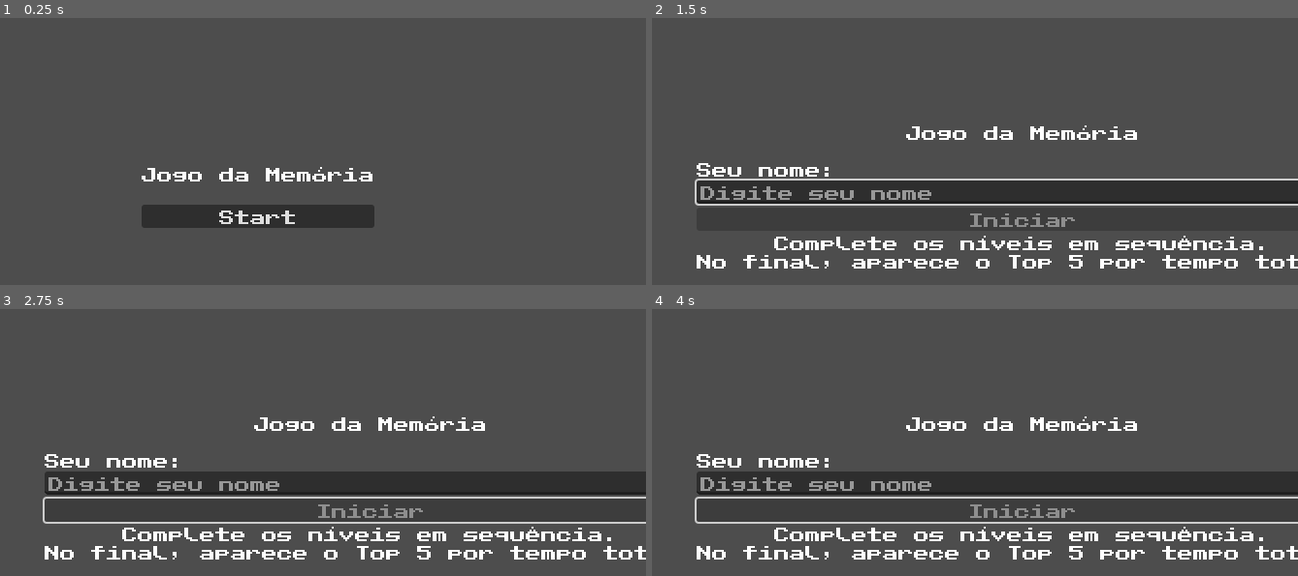
Above: before the commit, frames 1-4 (two rows, left to right).
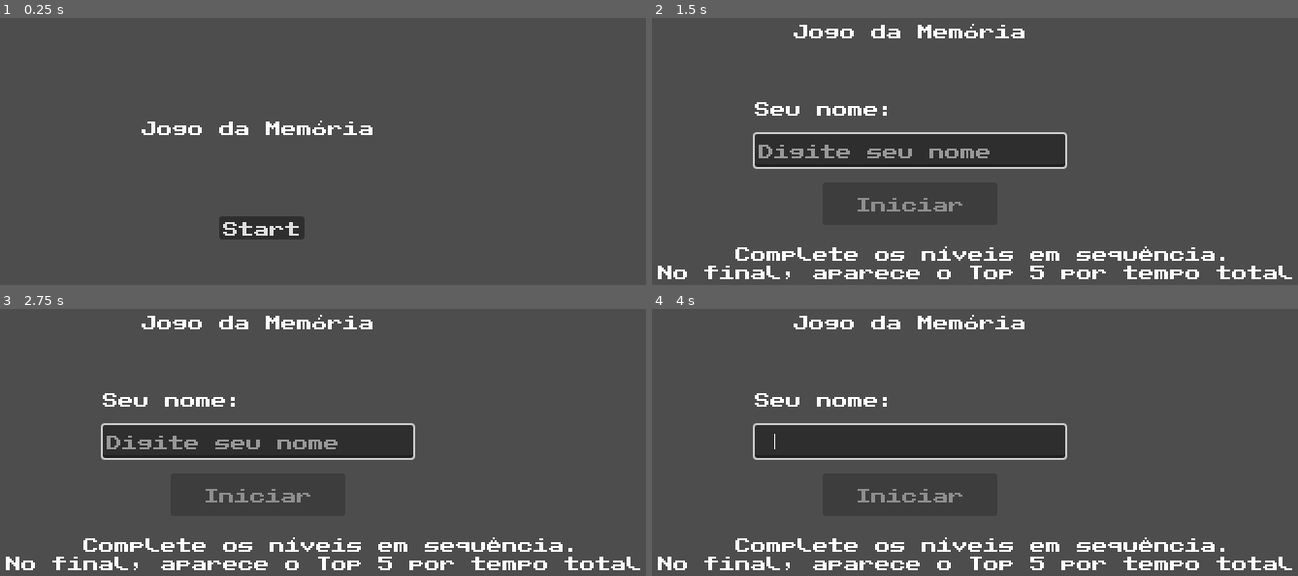
Above: after the commit, the same moments.

Repository: yaraalmeidaz/memory-game
Game: Godot game, scene res://scenes/ui/StartScreen.tscn
Same seed, same stepped clock (60 frames per second), same inputs: the game is played once before the commit and once after it.
Inputs (mouse positions are in pixels of both pictures, inside the frame that each line leads up to):
- Up to frame 1 (0.25 s): no input
- Up to frame 2 (1.5 s): click "Start" at 0.5 s; tap Enter at 1.25 s; move the mouse to (1078, 167) at 1.27 s; click (1078, 167) at 1.42 s
- Up to frame 3 (2.75 s): tap Space at 2 s; move the mouse to (103, 517) at 2.02 s; click (103, 517) at 2.17 s
- Up to frame 4 (4 s): tap Enter at 2.75 s; move the mouse to (987, 359) at 2.77 s; click (987, 359) at 2.92 s; tap Space at 3.5 s; move the mouse to (outside the picture) at 3.52 s; click (outside the picture) at 3.67 s

The runs differ from the first frame. In frame 1, 4.6% of the frame differs, in the area x 21-58%, y 38-83%; in frame 2, 22%; in frame 3, 22%, in the area x 0-100%, y 2-98%; in frame 4, 22%.

Commit message:
UI: posição livre (menus + HUD)

Diff:
--- a/memory-game/scenes/game/Game.tscn
+++ b/memory-game/scenes/game/Game.tscn
@@ -1,6 +1,7 @@
-[gd_scene load_steps=2 format=3]
+[gd_scene load_steps=3 format=3]
 
 [ext_resource type="Script" path="res://scripts/ui/GameScene.gd" id="1"]
+[ext_resource type="Script" path="res://scripts/ui/FreePosition.gd" id="2"]
 
 [node name="Game" type="Control"]
 anchor_left = 0.0
@@ -10,27 +11,37 @@
 mouse_filter = 2
 script = ExtResource("1")
 
-[node name="TopBar" type="HBoxContainer" parent="."]
+[node name="TopBar" type="Control" parent="."]
 anchor_left = 0.0
 anchor_top = 0.0
 anchor_right = 1.0
-anchor_bottom = 0.0
-offset_left = 16.0
-offset_top = 12.0
-offset_right = -16.0
-offset_bottom = 52.0
+anchor_bottom = 1.0
+offset_left = 0.0
+offset_top = 0.0
+offset_right = 0.0
+offset_bottom = 0.0
 
 [node name="Info" type="Label" parent="TopBar"]
 text = "Nível"
-size_flags_horizontal = 3
+custom_minimum_size = Vector2(520, 0)
+script = ExtResource("2")
+enabled = true
+position_px = Vector2(16, 12)
 
 [node name="Timer" type="Label" parent="TopBar"]
 text = "00:00"
 horizontal_alignment = 2
-size_flags_horizontal = 3
+custom_minimum_size = Vector2(120, 0)
+script = ExtResource("2")
+enabled = true
+position_px = Vector2(600, 12)
 
 [node name="Back" type="Button" parent="TopBar"]
 text = "Voltar"
+custom_minimum_size = Vector2(140, 40)
+script = ExtResource("2")
+enabled = true
+position_px = Vector2(644, 44)
 
 [node name="Board" type="Node2D" parent="."]
 position = Vector2(0, 0)
@@ -44,16 +55,12 @@
 color = Color(0, 0, 0, 0.35)
 
 [node name="OverlayLabel" type="Label" parent="Overlay"]
-anchor_left = 0.5
-anchor_top = 0.5
-anchor_right = 0.5
-anchor_bottom = 0.5
-offset_left = -200.0
-offset_top = -40.0
-offset_right = 200.0
-offset_bottom = 40.0
 text = "Concluído!"
 horizontal_alignment = 1
 vertical_alignment = 1
+custom_minimum_size = Vector2(400, 80)
+script = ExtResource("2")
+enabled = true
+position_px = Vector2(200, 260)
 
 [connection signal="pressed" from="TopBar/Back" to="." method="_on_back_pressed"]
--- a/memory-game/scenes/ranking/Leaderboard.tscn
+++ b/memory-game/scenes/ranking/Leaderboard.tscn
@@ -1,6 +1,7 @@
-[gd_scene load_steps=2 format=3]
+[gd_scene load_steps=3 format=3]
 
 [ext_resource type="Script" path="res://scripts/ui/Leaderboard.gd" id="1"]
+[ext_resource type="Script" path="res://scripts/ui/FreePosition.gd" id="2"]
 
 [node name="Leaderboard" type="Control"]
 anchor_left = 0.0
@@ -9,28 +10,43 @@
 anchor_bottom = 1.0
 script = ExtResource("1")
 
-[node name="VBox" type="VBoxContainer" parent="."]
-anchor_left = 0.5
-anchor_top = 0.5
-anchor_right = 0.5
-anchor_bottom = 0.5
-offset_left = -260.0
-offset_top = -240.0
-offset_right = 260.0
-offset_bottom = 240.0
-alignment = 1
+[node name="VBox" type="Control" parent="."]
+anchor_left = 0.0
+anchor_top = 0.0
+anchor_right = 1.0
+anchor_bottom = 1.0
+offset_left = 0.0
+offset_top = 0.0
+offset_right = 0.0
+offset_bottom = 0.0
 
 [node name="Title" type="Label" parent="VBox"]
 text = "Top 5 (tempo total)"
 horizontal_alignment = 1
+custom_minimum_size = Vector2(520, 0)
+script = ExtResource("2")
+enabled = true
+position_px = Vector2(140, 80)
 
 [node name="YourTime" type="Label" parent="VBox"]
 text = "Seu tempo:"
 horizontal_alignment = 1
+custom_minimum_size = Vector2(520, 0)
+script = ExtResource("2")
+enabled = true
+position_px = Vector2(140, 120)
 
 [node name="List" type="VBoxContainer" parent="VBox"]
+custom_minimum_size = Vector2(520, 300)
+script = ExtResource("2")
+enabled = true
+position_px = Vector2(140, 170)
 
 [node name="PlayAgain" type="Button" parent="VBox"]
 text = "Jogar novamente"
+custom_minimum_size = Vector2(220, 44)
+script = ExtResource("2")
+enabled = true
+position_px = Vector2(290, 500)
 
 [connection signal="pressed" from="VBox/PlayAgain" to="." method="_on_play_again_pressed"]
--- a/memory-game/scenes/ui/LevelSelect.tscn
+++ b/memory-game/scenes/ui/LevelSelect.tscn
@@ -1,6 +1,7 @@
-[gd_scene load_steps=2 format=3]
+[gd_scene load_steps=3 format=3]
 
 [ext_resource type="Script" path="res://scripts/ui/LevelSelect.gd" id="1"]
+[ext_resource type="Script" path="res://scripts/ui/FreePosition.gd" id="2"]
 
 [node name="LevelSelect" type="Control"]
 anchor_left = 0.0
@@ -9,38 +10,54 @@
 anchor_bottom = 1.0
 script = ExtResource("1")
 
-[node name="VBox" type="VBoxContainer" parent="."]
-anchor_left = 0.5
-anchor_top = 0.5
-anchor_right = 0.5
-anchor_bottom = 0.5
-offset_left = -260.0
-offset_top = -240.0
-offset_right = 260.0
-offset_bottom = 240.0
-alignment = 1
+[node name="VBox" type="Control" parent="."]
+anchor_left = 0.0
+anchor_top = 0.0
+anchor_right = 1.0
+anchor_bottom = 1.0
+offset_left = 0.0
+offset_top = 0.0
+offset_right = 0.0
+offset_bottom = 0.0
 
 [node name="Header" type="Label" parent="VBox"]
 text = "Escolha o nível"
 horizontal_alignment = 1
+custom_minimum_size = Vector2(520, 0)
+script = ExtResource("2")
+enabled = true
+position_px = Vector2(140, 80)
 
 [node name="Player" type="Label" parent="VBox"]
 text = "Jogador:"
 horizontal_alignment = 1
+custom_minimum_size = Vector2(520, 0)
+script = ExtResource("2")
+enabled = true
+position_px = Vector2(140, 120)
 
 [node name="Total" type="Label" parent="VBox"]
 text = "Tempo total: --:--"
 horizontal_alignment = 1
+custom_minimum_size = Vector2(520, 0)
+script = ExtResource("2")
+enabled = true
+position_px = Vector2(140, 150)
 
 [node name="Scroll" type="ScrollContainer" parent="VBox"]
-custom_minimum_size = Vector2(0, 260)
-size_flags_vertical = 3
+custom_minimum_size = Vector2(520, 300)
+script = ExtResource("2")
+enabled = true
+position_px = Vector2(140, 190)
 
 [node name="Grid" type="GridContainer" parent="VBox/Scroll"]
 columns = 1
-size_flags_horizontal = 3
 
 [node name="Back" type="Button" parent="VBox"]
 text = "Trocar nome"
+custom_minimum_size = Vector2(200, 44)
+script = ExtResource("2")
+enabled = true
+position_px = Vector2(300, 510)
 
 [connection signal="pressed" from="VBox/Back" to="." method="_on_back_pressed"]
--- a/memory-game/scenes/ui/MainMenu.tscn
+++ b/memory-game/scenes/ui/MainMenu.tscn
@@ -1,6 +1,7 @@
-[gd_scene load_steps=2 format=3]
+[gd_scene load_steps=3 format=3]
 
 [ext_resource type="Script" path="res://scripts/ui/MainMenu.gd" id="1"]
+[ext_resource type="Script" path="res://scripts/ui/FreePosition.gd" id="2"]
 
 [node name="MainMenu" type="Control"]
 anchor_left = 0.0
@@ -9,37 +10,59 @@
 anchor_bottom = 1.0
 script = ExtResource("1")
 
-[node name="VBox" type="VBoxContainer" parent="."]
-anchor_left = 0.5
-anchor_top = 0.5
-anchor_right = 0.5
-anchor_bottom = 0.5
-offset_left = -220.0
-offset_top = -170.0
-offset_right = 220.0
-offset_bottom = 170.0
-alignment = 1
+[node name="VBox" type="Control" parent="."]
+anchor_left = 0.0
+anchor_top = 0.0
+anchor_right = 1.0
+anchor_bottom = 1.0
+offset_left = 0.0
+offset_top = 0.0
+offset_right = 0.0
+offset_bottom = 0.0
 
 [node name="Title" type="Label" parent="VBox"]
 text = "Jogo da Memória"
 horizontal_alignment = 1
+custom_minimum_size = Vector2(400, 0)
+script = ExtResource("2")
+enabled = true
+position_px = Vector2(200, 120)
 
 [node name="Spacer" type="Control" parent="VBox"]
 custom_minimum_size = Vector2(0, 14)
+script = ExtResource("2")
+enabled = true
+position_px = Vector2(0, 0)
 
 [node name="NameLabel" type="Label" parent="VBox"]
 text = "Seu nome:"
+custom_minimum_size = Vector2(220, 0)
+script = ExtResource("2")
+enabled = true
+position_px = Vector2(240, 200)
 
 [node name="NameEdit" type="LineEdit" parent="VBox"]
 placeholder_text = "Digite seu nome"
+custom_minimum_size = Vector2(320, 34)
+script = ExtResource("2")
+enabled = true
+position_px = Vector2(240, 235)
 
 [node name="Start" type="Button" parent="VBox"]
 text = "Iniciar"
 disabled = true
+custom_minimum_size = Vector2(180, 44)
+script = ExtResource("2")
+enabled = true
+position_px = Vector2(310, 285)
 
 [node name="Hint" type="Label" parent="VBox"]
 text = "Complete os níveis em sequência.\nNo final, aparece o Top 5 por tempo total."
 horizontal_alignment = 1
+custom_minimum_size = Vector2(520, 0)
+script = ExtResource("2")
+enabled = true
+position_px = Vector2(140, 350)
 
 [connection signal="text_changed" from="VBox/NameEdit" to="." method="_on_name_changed"]
 [connection signal="pressed" from="VBox/Start" to="." method="_on_start_pressed"]
--- a/memory-game/scenes/ui/StartScreen.tscn
+++ b/memory-game/scenes/ui/StartScreen.tscn
@@ -1,6 +1,7 @@
-[gd_scene load_steps=2 format=3]
+[gd_scene load_steps=3 format=3]
 
 [ext_resource type="Script" path="res://scripts/ui/StartScreen.gd" id="1"]
+[ext_resource type="Script" path="res://scripts/ui/FreePosition.gd" id="2"]
 
 [node name="StartScreen" type="Control"]
 anchor_left = 0.0
@@ -9,23 +10,17 @@
 anchor_bottom = 1.0
 script = ExtResource("1")
 
-[node name="Center" type="CenterContainer" parent="."]
-anchor_left = 0.0
-anchor_top = 0.0
-anchor_right = 1.0
-anchor_bottom = 1.0
-
-[node name="VBox" type="VBoxContainer" parent="Center"]
-alignment = 1
-
-[node name="Title" type="Label" parent="Center/VBox"]
+[node name="Title" type="Label" parent="."]
 text = "Jogo da Memória"
 horizontal_alignment = 1
+script = ExtResource("2")
+enabled = true
+position_px = Vector2(280, 220)
 
-[node name="Spacer" type="Control" parent="Center/VBox"]
-custom_minimum_size = Vector2(0, 16)
+[node name="Start" type="Button" parent="."]
+text = "Start"
+script = ExtResource("2")
+enabled = true
+position_px = Vector2(360, 320)
 
-[node name="Start" type="Button" parent="Center/VBox"]
-text = "Start"
-
-[connection signal="pressed" from="Center/VBox/Start" to="." method="_on_start_pressed"]
+[connection signal="pressed" from="Start" to="." method="_on_start_pressed"]
--- /dev/null
+++ b/memory-game/scripts/ui/FreePosition.gd
@@ -0,0 +1,43 @@
+@tool
+extends Control
+
+var _enabled: bool = false
+var _position_px: Vector2 = Vector2.ZERO
+var _set_anchors: bool = true
+
+@export var enabled: bool = false:
+	get:
+		return _enabled
+	set(value):
+		_enabled = value
+		_apply()
+
+@export var position_px: Vector2 = Vector2.ZERO:
+	get:
+		return _position_px
+	set(value):
+		_position_px = value
+		_apply()
+
+@export var set_anchors_top_left: bool = true:
+	get:
+		return _set_anchors
+	set(value):
+		_set_anchors = value
+		_apply()
+
+func _ready() -> void:
+	_apply()
+
+func _apply() -> void:
+	if not is_inside_tree():
+		return
+	if not _enabled:
+		return
+
+	# Importante: se este nó for filho de um Container (VBox/HBox/etc),
+	# o Container pode sobrescrever posição/tamanho. Nesse caso, reposicione
+	# o Container pai, ou tire este nó de dentro do Container.
+	if _set_anchors:
+		set_anchors_preset(Control.PRESET_TOP_LEFT)
+	position = _position_px
